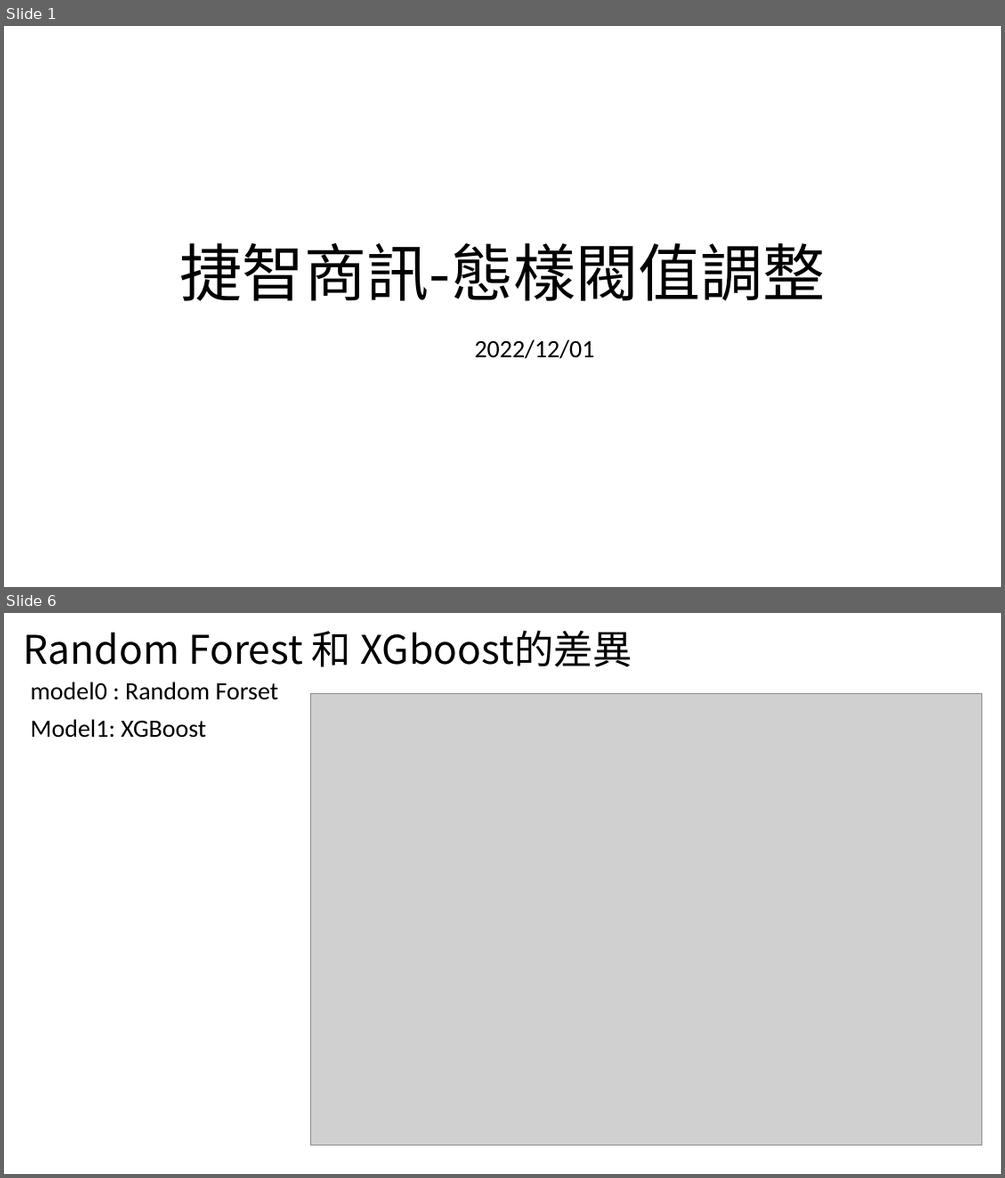
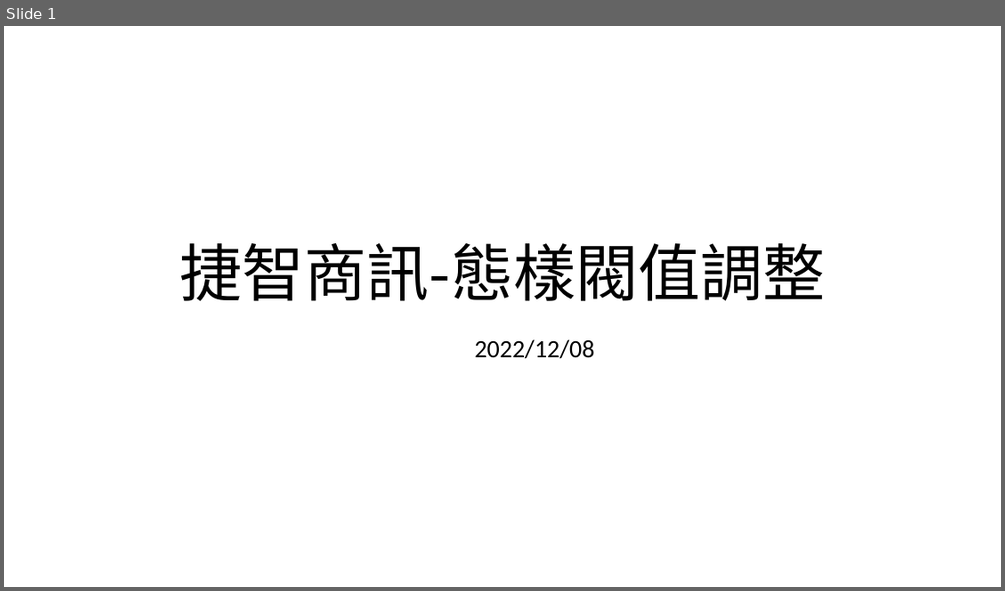
Before and after one commit to eason758/MetaEdge, a slide deck: ppt/20221208.pptx. Shown one above the other, each under a label of ours: slides 1 and 6 before the commit, slide 1 after it; the slides between them are not shown. The pictures are 1005x1178 and 1005x591 pixels, drawn with LibreOffice and Linux fonts; fonts in the diff are those of the drawing; grey boxes stand for pictures. Boxes give left, top, right and bottom in pixels: in the first picture for what was removed or moved away, otherwise in the second. Text is boxed around its words. In the diff, an @@ line names an element or a change of style, - is before the commit and + after.

```diff
--- a/ppt/20221208.pptx
+++ b/ppt/20221208.pptx
@@ slide 6 removed at [4, 613, 1001, 1174], background #FFFFFF @@
@@ title removed at [24, 630, 632, 667] @@
-Random Forest 和 XGboost的差異
@@ text removed at [31, 682, 279, 738] @@
-model0 : Random Forset
-Model1: XGBoost
@@ picture removed at [310, 694, 982, 1145] @@
@@ slide 1 changed as well @@
@@ subtitle at [475, 339, 595, 359]: text changed @@
-2022/12/01
+2022/12/08
```
Also in this commit, not shown: 7 slides added, 7 other slides removed, 3 other files.
